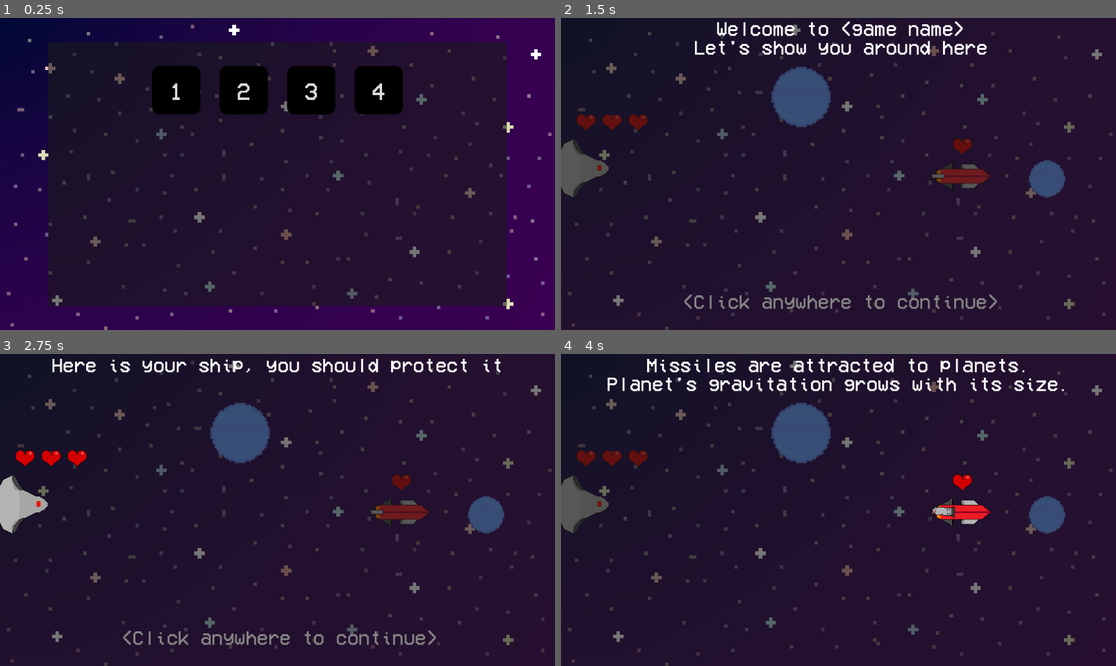
Above: before the commit, frames 1-4 (two rows, left to right).
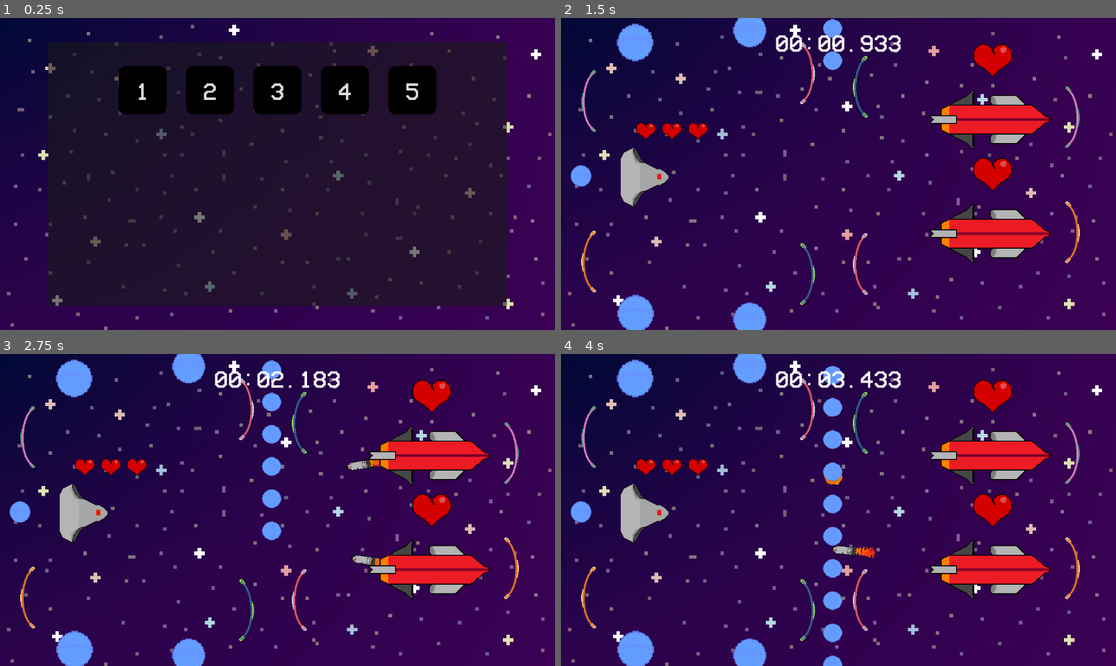
Above: after the commit, the same moments.

Repository: farkon00/GMTK2024
Game: Godot game, scene res://Main.tscn
Two runs of this game, one before a commit and one after it. Both use one fixed random seed, a clock stepped at 60 frames per second and the inputs below.
Inputs (mouse positions are in pixels of both pictures, inside the frame that each line leads up to):
- Up to frame 1 (0.25 s): no input
- Up to frame 2 (1.5 s): click (971, 89) at 0.5 s, where only the run after the commit has a clickable "5"; click (738, 89) at 1.25 s, where only the run before the commit has a clickable "1"
- Up to frame 3 (2.75 s): tap Enter at 2 s; move the mouse to (399, 494) at 2.02 s; click (399, 494) at 2.17 s
- Up to frame 4 (4 s): tap Enter at 2.75, 3.5 s; move the mouse to (727, 525) at 2.77 s; click (727, 525) at 2.92 s; move the mouse to (894, 441) at 3.52 s; click (894, 441) at 3.67 s

The runs differ from the first frame. In frame 1, 5.8% of the frame differs, in the area x 21-79%, y 15-31%; in frame 2, 90%; in frame 3, 90%; in frame 4, 91%, in the area x 0-100%, y 0-100%.

Commit message:
Added the portal level

Diff:
--- a/Levels/level1.tscn
+++ b/Levels/level1.tscn
@@ -17,12 +17,10 @@
 [node name="Planet" parent="Planets" instance=ExtResource("3_lmj3f")]
 position = Vector2(499, 302)
 mass = 400.0
-laser_speed = 700.0
 
 [node name="Planet2" parent="Planets" instance=ExtResource("3_lmj3f")]
 position = Vector2(678, 111)
 mass = 1600.0
-laser_speed = 700.0
 
 [node name="Sprite2D" parent="Planets/Planet2" index="1"]
 texture = ExtResource("3_3f363")
@@ -30,7 +28,6 @@
 [node name="Planet3" parent="Planets" instance=ExtResource("3_lmj3f")]
 position = Vector2(550, 592)
 mass = 500.0
-laser_speed = 700.0
 
 [node name="Sprite2D" parent="Planets/Planet3" index="1"]
 texture = ExtResource("4_h737j")
--- a/Levels/level2.tscn
+++ b/Levels/level2.tscn
@@ -18,7 +18,6 @@
 [node name="Planet" parent="Planets" instance=ExtResource("3_fph74")]
 position = Vector2(508, 440)
 mass = 400.0
-laser_speed = 700.0
 
 [node name="Sprite2D" parent="Planets/Planet" index="1"]
 texture = ExtResource("3_fa1rk")
@@ -26,7 +25,6 @@
 [node name="Planet2" parent="Planets" instance=ExtResource("3_fph74")]
 position = Vector2(502, 91)
 mass = 1600.0
-laser_speed = 700.0
 
 [node name="Sprite2D" parent="Planets/Planet2" index="1"]
 texture = ExtResource("4_m050o")
@@ -34,12 +32,10 @@
 [node name="Planet3" parent="Planets" instance=ExtResource("3_fph74")]
 position = Vector2(618, 609)
 mass = 500.0
-laser_speed = 700.0
 
 [node name="Planet4" parent="Planets" instance=ExtResource("3_fph74")]
 position = Vector2(402, 246)
 mass = 1600.0
-laser_speed = 700.0
 
 [node name="EnemyShips" type="Node" parent="."]
 
--- a/Levels/level3.tscn
+++ b/Levels/level3.tscn
@@ -19,7 +19,6 @@
 [node name="Planet1" parent="Planets" instance=ExtResource("2_2vefl")]
 position = Vector2(277, 326)
 mass = 1600.0
-laser_speed = 700.0
 
 [node name="Sprite2D" parent="Planets/Planet1" index="1"]
 texture = ExtResource("3_etyvg")
@@ -27,7 +26,6 @@
 [node name="Planet2" parent="Planets" instance=ExtResource("2_2vefl")]
 position = Vector2(483, 589)
 mass = 500.0
-laser_speed = 700.0
 
 [node name="Sprite2D" parent="Planets/Planet2" index="1"]
 texture = ExtResource("4_xbopm")
--- /dev/null
+++ b/Levels/level4.tscn
@@ -0,0 +1,170 @@
+[gd_scene load_steps=12 format=3 uid="uid://bdhe0ndi5n6bi"]
+
+[ext_resource type="PackedScene" uid="uid://c3y6cnuxa8eli" path="res://Nodes/player.tscn" id="1_26n6u"]
+[ext_resource type="PackedScene" uid="uid://bsbnxtfkejl3e" path="res://Nodes/planet.tscn" id="2_trybr"]
+[ext_resource type="PackedScene" uid="uid://byk07tt533hum" path="res://Nodes/meteoride_wall.tscn" id="3_eo52r"]
+[ext_resource type="PackedScene" uid="uid://c8tds7dtmak5k" path="res://Nodes/portal.tscn" id="4_rsokv"]
+[ext_resource type="PackedScene" uid="uid://dfc3dbdyunhqd" path="res://Nodes/enemy_ship.tscn" id="5_cpevh"]
+[ext_resource type="Texture2D" uid="uid://d2wpkwxsffiqk" path="res://Textures/Portal/Portal2.png" id="5_he43u"]
+[ext_resource type="Texture2D" uid="uid://dwvxlvm43turn" path="res://Textures/Portal/Portal3.png" id="6_oujov"]
+[ext_resource type="Texture2D" uid="uid://cr68dmkfu771t" path="res://Textures/Portal/Portal4.png" id="7_1183e"]
+
+[sub_resource type="Curve2D" id="Curve2D_crgqu"]
+_data = {
+"points": PackedVector2Array(0, 0, 0, 0, 351, -25, 0, 0, 0, 0, 351, 718)
+}
+point_count = 2
+
+[sub_resource type="RectangleShape2D" id="RectangleShape2D_sl2sd"]
+size = Vector2(20, 120)
+
+[sub_resource type="RectangleShape2D" id="RectangleShape2D_myvtk"]
+size = Vector2(20, 120)
+
+[node name="Level" type="Node2D"]
+metadata/level_id = 1
+metadata/has_timer = true
+
+[node name="Player" parent="." instance=ExtResource("1_26n6u")]
+position = Vector2(174, 331)
+
+[node name="Planets" type="Node" parent="."]
+
+[node name="Planet" parent="Planets" instance=ExtResource("2_trybr")]
+position = Vector2(41, 328)
+mass = 100.0
+mass_max = 500.0
+
+[node name="Planet2" parent="Planets" instance=ExtResource("2_trybr")]
+position = Vector2(154, 614)
+
+[node name="Planet3" parent="Planets" instance=ExtResource("2_trybr")]
+position = Vector2(153, 51)
+
+[node name="Planet4" parent="Planets" instance=ExtResource("2_trybr")]
+position = Vector2(391, 26)
+density = 160.0
+mass = 500.0
+mass_max = 5000.0
+laser_speed = 1000.0
+
+[node name="Planet5" parent="Planets" instance=ExtResource("2_trybr")]
+position = Vector2(391, 626)
+density = 160.0
+mass = 500.0
+mass_max = 5000.0
+laser_speed = 1000.0
+
+[node name="EnemyShips" type="Node" parent="."]
+
+[node name="EnemyShip" parent="EnemyShips" instance=ExtResource("5_cpevh")]
+position = Vector2(878, 210)
+scale = Vector2(2, 2)
+
+[node name="EnemyShip2" parent="EnemyShips" instance=ExtResource("5_cpevh")]
+position = Vector2(878, 447)
+scale = Vector2(2, 2)
+
+[node name="MeteorideWall" parent="." instance=ExtResource("3_eo52r")]
+position = Vector2(213, -28)
+curve = SubResource("Curve2D_crgqu")
+
+[node name="Portal" parent="." node_paths=PackedStringArray("connects_to") instance=ExtResource("4_rsokv")]
+position = Vector2(626, 142)
+connects_to = NodePath("../Portal6")
+
+[node name="Portal2" parent="." node_paths=PackedStringArray("connects_to") instance=ExtResource("4_rsokv")]
+position = Vector2(626, 510)
+connects_to = NodePath("../Portal5")
+
+[node name="Sprite2D" parent="Portal2" index="0"]
+texture = ExtResource("5_he43u")
+
+[node name="Portal3" parent="." node_paths=PackedStringArray("connects_to") instance=ExtResource("4_rsokv")]
+position = Vector2(62, 172)
+connects_to = NodePath("../Portal7")
+
+[node name="Sprite2D" parent="Portal3" index="0"]
+texture = ExtResource("6_oujov")
+
+[node name="Portal4" parent="." node_paths=PackedStringArray("connects_to") instance=ExtResource("4_rsokv")]
+position = Vector2(62, 505)
+connects_to = NodePath("../Portal8")
+
+[node name="Sprite2D" parent="Portal4" index="0"]
+texture = ExtResource("7_1183e")
+
+[node name="Portal5" parent="." node_paths=PackedStringArray("connects_to") instance=ExtResource("4_rsokv")]
+position = Vector2(514, 114)
+connects_to = NodePath("../Portal2")
+
+[node name="Sprite2D" parent="Portal5" index="0"]
+position = Vector2(-16, 1)
+texture = ExtResource("5_he43u")
+flip_h = true
+
+[node name="CollisionShape2D" parent="Portal5/TeleportationArea" index="0"]
+position = Vector2(10, 60)
+shape = SubResource("RectangleShape2D_sl2sd")
+
+[node name="CollisionShape2D" parent="Portal5/Area2D" index="0"]
+position = Vector2(30, 60)
+shape = SubResource("RectangleShape2D_myvtk")
+
+[node name="Portal6" parent="." node_paths=PackedStringArray("connects_to") instance=ExtResource("4_rsokv")]
+position = Vector2(514, 531)
+connects_to = NodePath("../Portal")
+
+[node name="Sprite2D" parent="Portal6" index="0"]
+position = Vector2(-16, 1)
+flip_h = true
+
+[node name="CollisionShape2D" parent="Portal6/TeleportationArea" index="0"]
+position = Vector2(10, 60)
+shape = SubResource("RectangleShape2D_sl2sd")
+
+[node name="CollisionShape2D" parent="Portal6/Area2D" index="0"]
+position = Vector2(30, 60)
+shape = SubResource("RectangleShape2D_myvtk")
+
+[node name="Portal7" parent="." node_paths=PackedStringArray("connects_to") instance=ExtResource("4_rsokv")]
+position = Vector2(1064, 205)
+connects_to = NodePath("../Portal3")
+
+[node name="Sprite2D" parent="Portal7" index="0"]
+position = Vector2(-16, 1)
+texture = ExtResource("6_oujov")
+flip_h = true
+
+[node name="CollisionShape2D" parent="Portal7/TeleportationArea" index="0"]
+position = Vector2(10, 60)
+shape = SubResource("RectangleShape2D_sl2sd")
+
+[node name="CollisionShape2D" parent="Portal7/Area2D" index="0"]
+position = Vector2(30, 60)
+shape = SubResource("RectangleShape2D_myvtk")
+
+[node name="Portal8" parent="." node_paths=PackedStringArray("connects_to") instance=ExtResource("4_rsokv")]
+position = Vector2(1064, 444)
+connects_to = NodePath("../Portal4")
+
+[node name="Sprite2D" parent="Portal8" index="0"]
+position = Vector2(-16, 1)
+texture = ExtResource("7_1183e")
+flip_h = true
+
+[node name="CollisionShape2D" parent="Portal8/TeleportationArea" index="0"]
+position = Vector2(10, 60)
+shape = SubResource("RectangleShape2D_sl2sd")
+
+[node name="CollisionShape2D" parent="Portal8/Area2D" index="0"]
+position = Vector2(30, 60)
+shape = SubResource("RectangleShape2D_myvtk")
+
+[editable path="Portal2"]
+[editable path="Portal3"]
+[editable path="Portal4"]
+[editable path="Portal5"]
+[editable path="Portal6"]
+[editable path="Portal7"]
+[editable path="Portal8"]
--- a/Levels/tutorial.tscn
+++ b/Levels/tutorial.tscn
@@ -18,12 +18,10 @@
 
 [node name="Planet2" parent="Planets" instance=ExtResource("2_3qd17")]
 position = Vector2(1008, 334)
-laser_speed = 700.0
 
 [node name="ShowcasePlanet" parent="Planets" instance=ExtResource("2_3qd17")]
 position = Vector2(497, 164)
 mass = 800.0
-laser_speed = 700.0
 
 [node name="EnemyShips" type="Node" parent="."]
 process_mode = 4
--- a/Main.tscn
+++ b/Main.tscn
@@ -7,6 +7,7 @@
 [ext_resource type="Theme" uid="uid://cvftj2ibeautp" path="res://Themes/LevelSelectScreen.tres" id="4_xl53m"]
 [ext_resource type="PackedScene" uid="uid://0w84ms8usmem" path="res://Levels/level3.tscn" id="5_jqi0b"]
 [ext_resource type="FontFile" uid="uid://cjrm3yts0o36t" path="res://Textures/DefaultFont.ttf" id="6_gj6jp"]
+[ext_resource type="PackedScene" uid="uid://bdhe0ndi5n6bi" path="res://Levels/level4.tscn" id="6_w8hve"]
 [ext_resource type="Texture2D" uid="uid://clp1l0l7m8jfy" path="res://Textures/BG/BG.png" id="7_7ocap"]
 
 [sub_resource type="LabelSettings" id="LabelSettings_n6bjm"]
@@ -17,7 +18,7 @@
 [node name="GameManager" type="Node" parent="." node_paths=PackedStringArray("level_box", "timer_label", "finish_time_label")]
 process_priority = 2
 script = ExtResource("4_0dhc0")
-levels = Array[PackedScene]([ExtResource("2_stkyg"), ExtResource("2_vivy5"), ExtResource("3_4e7he"), ExtResource("5_jqi0b")])
+levels = Array[PackedScene]([ExtResource("2_stkyg"), ExtResource("2_vivy5"), ExtResource("3_4e7he"), ExtResource("5_jqi0b"), ExtResource("6_w8hve")])
 level_box = NodePath("LevelSelectUI/Panel/Control/LevelBox")
 timer_label = NodePath("TimerUI/HBoxContainer/TimerLabel")
 finish_time_label = NodePath("YouWinUI/Panel/VBoxContainer/FinishTimeLabel")
@@ -173,6 +174,12 @@
 theme = ExtResource("4_xl53m")
 text = "4"
 
+[node name="Level5" type="Button" parent="GameManager/LevelSelectUI/Panel/Control/LevelBox"]
+custom_minimum_size = Vector2(100, 100)
+layout_mode = 2
+theme = ExtResource("4_xl53m")
+text = "5"
+
 [node name="TimerUI" type="Control" parent="GameManager"]
 visible = false
 layout_mode = 3
--- a/Nodes/meteoride.tscn
+++ b/Nodes/meteoride.tscn
@@ -30,3 +30,5 @@
 [node name="CollisionShape2D" type="CollisionShape2D" parent="Meteoride/Area2D"]
 position = Vector2(0.449219, 0.0273132)
 shape = SubResource("CircleShape2D_vb2dn")
+
+[connection signal="body_entered" from="Meteoride/Area2D" to="Meteoride" method="_on_area_2d_body_entered"]
--- a/Scripts/Planet.gd
+++ b/Scripts/Planet.gd
@@ -6,7 +6,7 @@
 @export var mass: float = 300
 @export var mass_min: float = 50
 @export var mass_max: float = 3000
-@export var laser_speed: float = 300
+@export var laser_speed: float = 700
 var laser_state: int = 0
 var tutorial_disabled_bigger: bool = false
 var tutorial_disabled_smaller: bool = false
Not shown: 1 places in Main.tscn that only renumber resources
